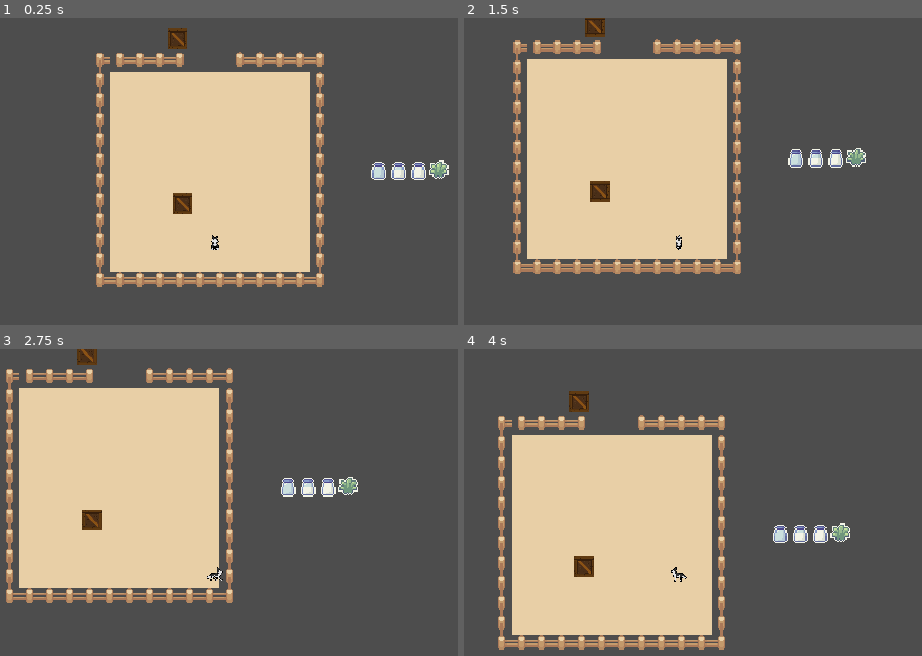
Above: before the commit, frames 1-4 (two rows, left to right).
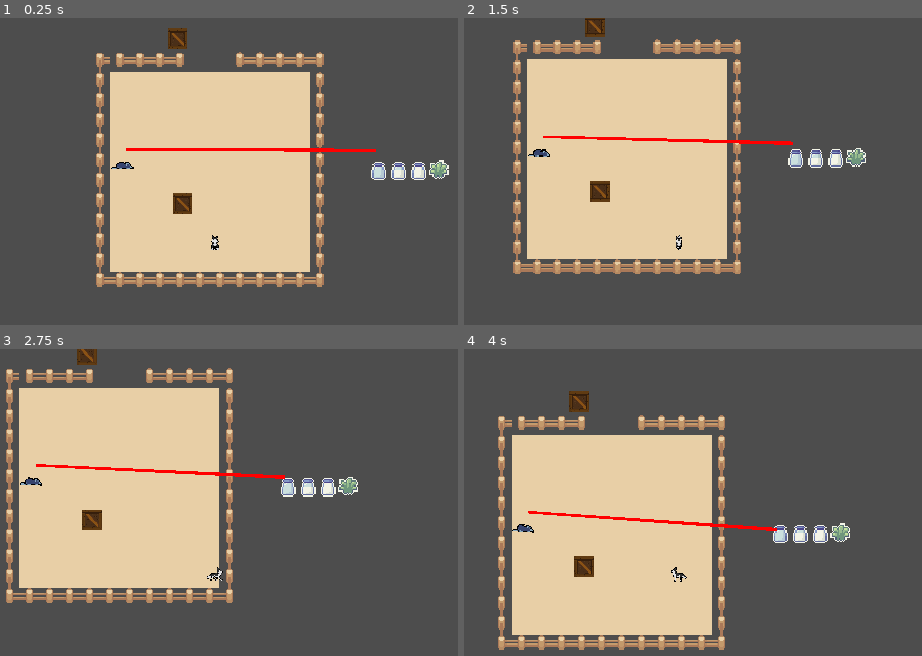
Above: after the commit, the same moments.

Repository: BaptizedLion/HuskyGameFall24
Game: Godot game, scene res://Levels/level_2.tscn
The game is run twice, just before and just after one commit, with the same random seed, the same clock (stepped at 60 frames per second) and the same inputs. This scene is started directly instead of the project's main scene.
Inputs:
- Up to frame 1 (0.25 s): no input
- Up to frame 2 (1.5 s): tap Enter at 0.5 s; hold D (right) 0.53-1.28 s; hold S (down) from 1.28 s (still down)
- Up to frame 3 (2.75 s): release S (down) at 2.03 s; hold D (right) from 2.03 s (still down)
- Up to frame 4 (4 s): release D (right) at 2.78 s; hold W (up) 2.78-3.53 s; hold A (left) from 3.53 s (still down)

The runs differ from the first frame. In frame 1, 0.6% of the frame differs, in the area x 24-83%, y 42-50%; in frame 2, 0.6%; in frame 3, 0.6%; in frame 4, 0.6%.

Commit message:
added security camera
currently working on security camera (code was just generated from ai since I didn't know where to start), having a problem where the line of sight is not detecting dog_player

Diff:
--- a/Characters/dog_player.gd
+++ b/Characters/dog_player.gd
@@ -4,6 +4,10 @@
 @onready var animated_sprite = $AnimatedSprite2D
 var interia : int = 100;
 
+
+func _ready():
+	add_to_group("player")
+	print("Player added to group")
 func _physics_process(delta):
 	# Get input direction
 	var input_direction = Vector2(
--- a/Characters/dog_player.tscn
+++ b/Characters/dog_player.tscn
@@ -118,8 +118,10 @@
 [sub_resource type="CircleShape2D" id="CircleShape2D_iyoak"]
 radius = 12.0416
 
-[node name="DogPlayer" type="CharacterBody2D" groups=["Player"]]
+[node name="DogPlayer" type="CharacterBody2D" groups=["Player", "player"]]
 scale = Vector2(0.5, 0.5)
+collision_layer = 3
+collision_mask = 3
 script = ExtResource("1_amwbw")
 
 [node name="AnimatedSprite2D" type="AnimatedSprite2D" parent="."]
--- a/Levels/level_2.tscn
+++ b/Levels/level_2.tscn
@@ -8,6 +8,7 @@
 [ext_resource type="Texture2D" uid="uid://c53o6mmt7c6h4" path="res://Assets/Sprout Lands - Sprites - Basic pack/Tilesets/Fences.png" id="6_yecdt"]
 [ext_resource type="PackedScene" uid="uid://d281onx7huk6s" path="res://Levels/next_level.tscn" id="7_abt3t"]
 [ext_resource type="PackedScene" uid="uid://dt7f46hqe75d0" path="res://Levels/box.tscn" id="8_1sy4q"]
+[ext_resource type="PackedScene" uid="uid://bkp0is2jcah7s" path="res://security_camera.tscn" id="9_6ge5a"]
 
 [sub_resource type="TileSetAtlasSource" id="TileSetAtlasSource_8v5et"]
 texture = ExtResource("2_44wkx")
@@ -653,3 +654,6 @@
 
 [node name="box2" parent="." instance=ExtResource("8_1sy4q")]
 position = Vector2(414, 109)
+
+[node name="security_camera" parent="." instance=ExtResource("9_6ge5a")]
+position = Vector2(381, 206)
--- /dev/null
+++ b/security_camera.gd
@@ -0,0 +1,67 @@
+extends Node2D
+
+# Define the signal at the top of the script
+signal player_detected(camera)
+signal player_lost(camera)
+
+@export var rotation_speed: float = 1.0
+@export var rotation_range: float = 90.0
+@export var detection_distance: float = 200.0
+@export var detection_angle: float = 45.0
+
+var current_rotation: float = 0.0
+var rotation_direction: int = 1
+var is_currently_detecting: bool = false
+
+@onready var raycast: RayCast2D = $RayCast2D
+@onready var line_of_sight: Node2D = $LineOfSight
+@onready var security_camera = $"."
+
+func _ready():
+	var camera = $"."
+
+	raycast.enabled = true
+	raycast.target_position = Vector2(detection_distance, 0)
+
+func _process(delta):
+	current_rotation += rotation_speed * rotation_direction * delta
+
+	if abs(current_rotation) >= rotation_range / 2:
+		rotation_direction *= -1
+
+	rotation_degrees = current_rotation
+
+func _physics_process(delta):
+	var player_now_detected = is_player_detected()
+
+	# Check for detection state change
+	if player_now_detected and not is_currently_detecting:
+		# Player just got detected
+		is_currently_detecting = true
+		emit_signal("player_detected", self)
+	elif not player_now_detected and is_currently_detecting:
+		# Player just lost
+		is_currently_detecting = false
+		emit_signal("player_lost", self)
+
+func is_player_detected() -> bool:
+	raycast.target_position = Vector2(detection_distance, 0)
+	raycast.force_raycast_update()
+
+	if raycast.is_colliding():
+		var collider = raycast.get_collider()
+		return collider.is_in_group("player")
+
+	return false
+
+func _draw():
+	# Visualize the field of view (debug purposes)
+	var line_length = detection_distance
+	var half_angle = detection_angle / 2.0
+
+	draw_line(Vector2.ZERO,
+			  Vector2(line_length, -deg_to_rad(half_angle)),
+			  Color.RED, 2.0)
+	draw_line(Vector2.ZERO,
+			  Vector2(line_length, deg_to_rad(half_angle)),
+			  Color.RED, 2.0)
--- /dev/null
+++ b/security_camera.tscn
@@ -0,0 +1,16 @@
+[gd_scene load_steps=3 format=3 uid="uid://bkp0is2jcah7s"]
+
+[ext_resource type="Script" path="res://security_camera.gd" id="1_qijil"]
+[ext_resource type="Texture2D" uid="uid://b2ribxxqfgu3x" path="res://Assets/6 Rat 2/Idle.png" id="2_tjmy4"]
+
+[node name="security_camera" type="Node2D"]
+script = ExtResource("1_qijil")
+
+[node name="RayCast2D" type="RayCast2D" parent="."]
+collision_mask = 3
+
+[node name="LineOfSight" type="Node2D" parent="."]
+
+[node name="Sprite2D" type="Sprite2D" parent="."]
+texture = ExtResource("2_tjmy4")
+hframes = 4
Not shown: 1 places in Levels/level_2.tscn that only renumber resources
